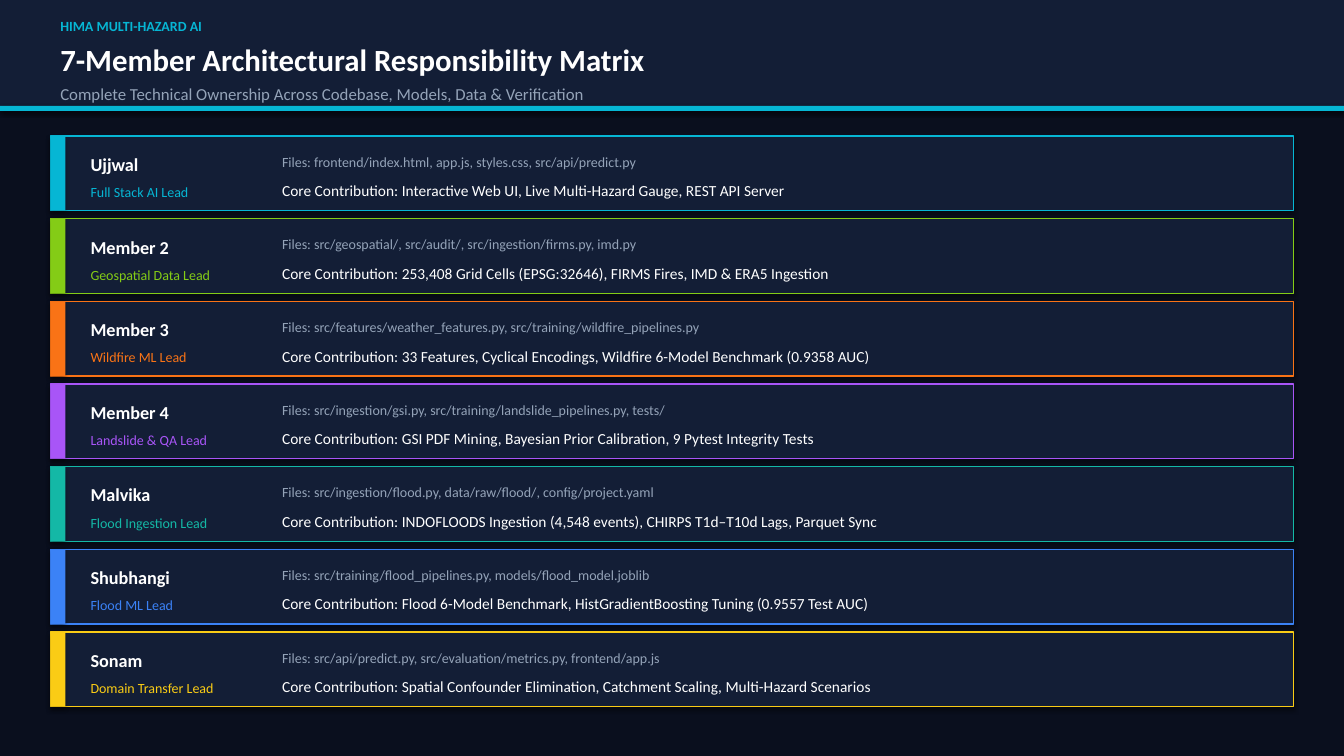
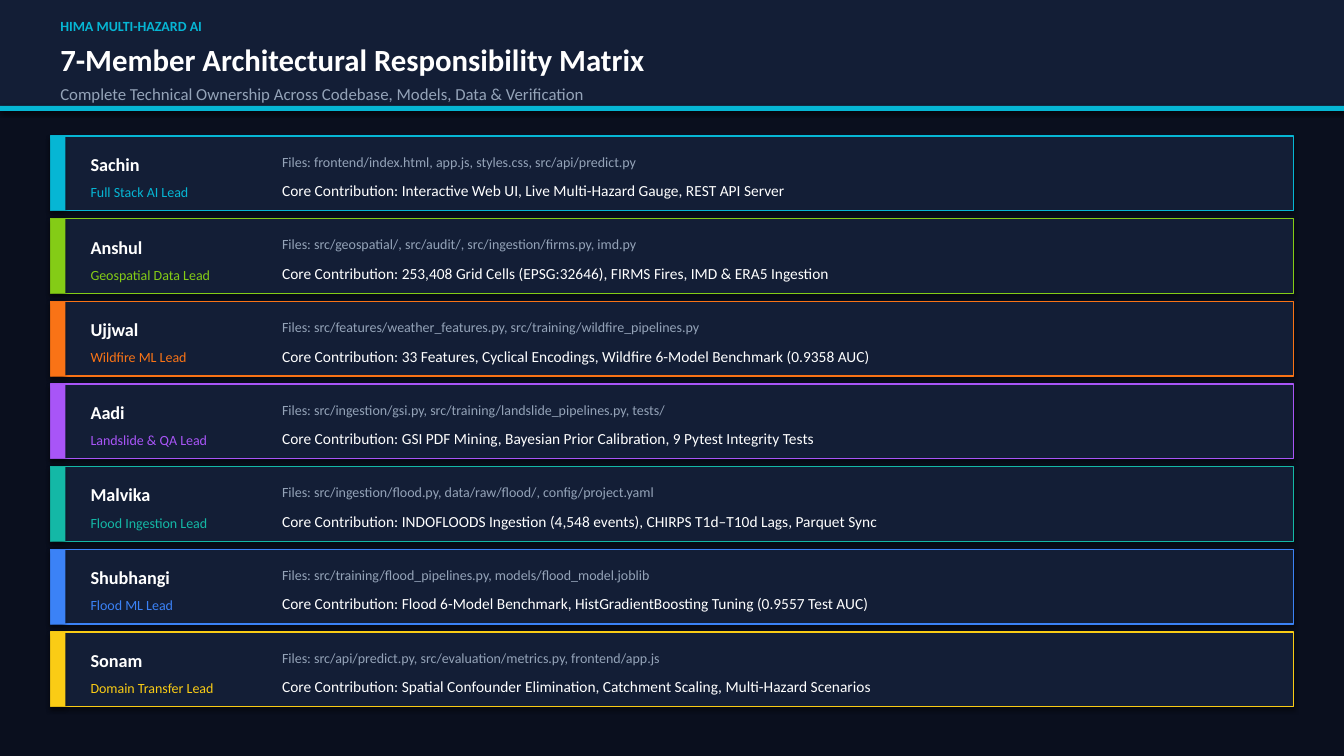
Before and after one commit to ujjww4ll/HIMA, a slide deck: slide 3 of Flood_Prediction_and_Early_Warning_System.pptx. Drawn at 1344x756 pixels with LibreOffice and Linux fonts; fonts in the diff are those of the drawing. Boxes give left, top, right and bottom in pixels: in the first picture for what was removed or moved away, otherwise in the second. Text is boxed around its words. In the diff, an @@ line names an element or a change of style, - is before the commit and + after.

Commit message:
Update 7-member roster: M1-Sachin, M2-Anshul, M3-Ujjwal, M4-Aadi, M5-Malvika, M6-Shubhangi, M7-Sonam

```diff
--- a/Flood_Prediction_and_Early_Warning_System.pptx
+++ b/Flood_Prediction_and_Early_Warning_System.pptx
@@ text at (91, 158, 140, 171): text changed @@
-Ujjwal
+Sachin
@@ text at (91, 241, 143, 254): text changed @@
-Member 2
+Anshul
@@ text at (91, 323, 139, 339): text changed @@
-Member 3
+Ujjwal
@@ text at (91, 406, 125, 419): text changed @@
-Member 4
+Aadi
```
Also in this commit, not shown: 14 other slides changed, 5 other files.
